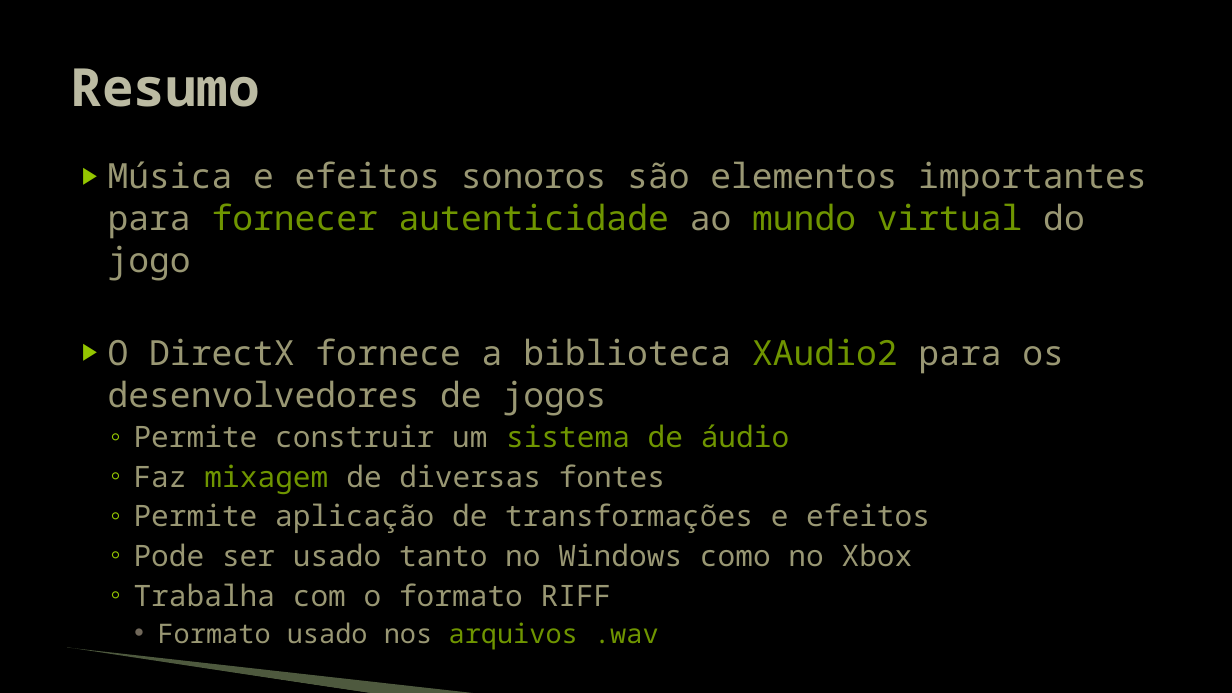
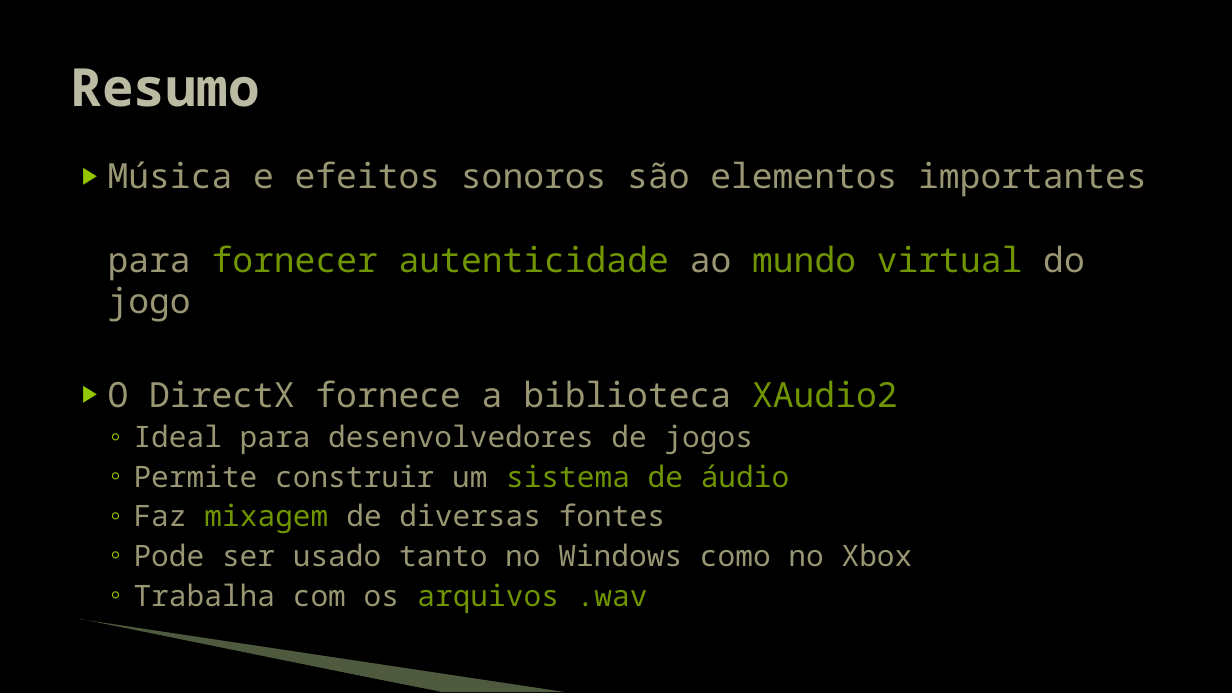
Before and after one commit to JudsonSS/Jogos, a slide deck: slide 20 of Slides/15. Reprodução de Áudio.pptx. Drawn at 1232x693 pixels with LibreOffice and Linux fonts; fonts in the diff are those of the drawing; background and template pictures are left out. Boxes give left, top, right and bottom in pixels: in the first picture for what was removed or moved away, otherwise in the second. Text is boxed around its words. In the diff, an @@ line names an element or a change of style, - is before the commit and + after.

```diff
--- a/Slides/15. Reprodução de Áudio.pptx
+++ b/Slides/15. Reprodução de Áudio.pptx
@@ text at [108, 380, 898, 454]: text changed @@
-▶ O DirectX fornece a biblioteca XAudio2 para os desenvolvedores de jogos
+▶ O DirectX fornece a biblioteca XAudio2
+  ◦ Ideal para desenvolvedores de jogos
@@ text at [134, 503, 930, 533]: paragraph removed @@
-  ◦ Permite aplicação de transformações e efeitos
@@ text at [134, 583, 648, 613]: text changed; size 21 to 23 pt @@
-  ◦ Trabalha com o formato RIFF
-    • Formato usado nos arquivos .wav
+  ◦ Trabalha com os arquivos .wav
@@ freeform shape: place and size @@
-freeform shape at [66, 649, 374, 693]
+freeform shape at [78, 621, 440, 692]
@@ freeform shape: place and size @@
-freeform shape at [67, 648, 481, 693]
+freeform shape at [80, 619, 566, 692]
```
Also in this commit, not shown: 19 other slides changed.
